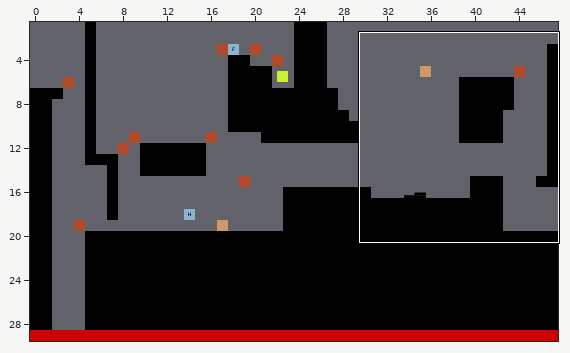
Two versions of a level (Tiled map (JSON), maps/level_02.json). Above, an overview of the earlier version with the close-up marked.
Close-up. Before:
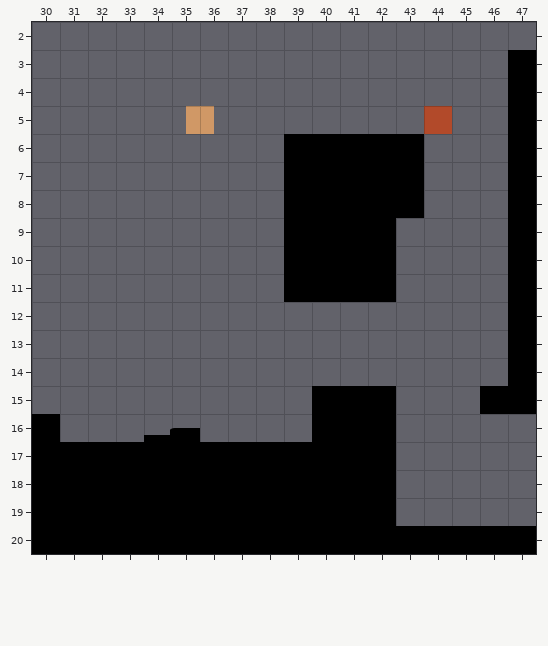
Cells are 64x64 px. Shown: x 30..47, y 2..20. The commit also changed other parts of the map, which this record leaves out.
New version:
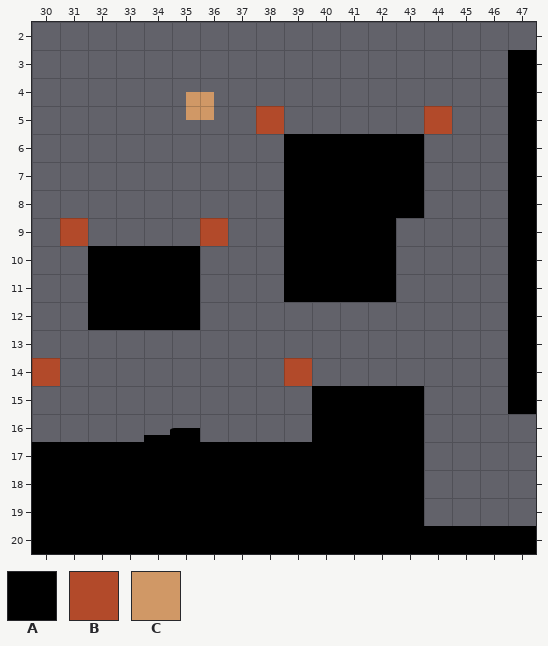
Key: from "tileset": A 78, B 81, C 85.
_ is an empty cell, . an unchanged one.
Objects are placed by their top-left corner, in cells (3,4 is the top-left corner of cell 3,4); size is 1x1 cell unless given.
Edits made:
--- layer "layer_limits"
@@ x 38..38 @@
- 5 _
+ 5 B
@@ x 31..36 @@
- 9 _...._
+ 9 B....B
@@ x 30..39 @@
-14 _........_
+14 B........B
--- layer "layer_platforms"
@@ x 32..35 @@
-10 ____
-11 ____
-12 ____
+10 AAAA
+11 AAAA
+12 AAAA
@@ x 30..46 @@
-15 ............._..A
-16 A............_...
-17 ............._...
-18 ............._...
-19 ............._...
+15 .............A.._
+16 _............A...
+17 .............A...
+18 .............A...
+19 .............A...
--- layer "Box"
-C at 35.5,5
+C at 35.5,4.5
Pixel boxes of the changes (left, top, right, bottom) in both close-ups:
changed: (186, 92, 214, 134)
added: (256, 106, 284, 134)
added: (60, 218, 228, 330)
added: (32, 358, 60, 386)
added: (284, 358, 312, 386)
added: (396, 386, 424, 526)
removed: (480, 386, 508, 414)
removed: (32, 414, 60, 442)
